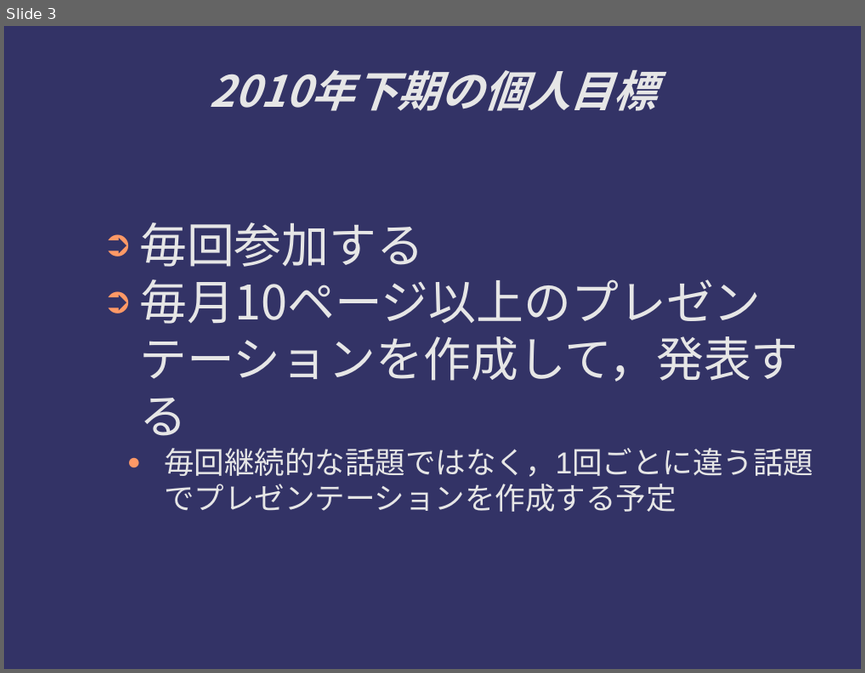
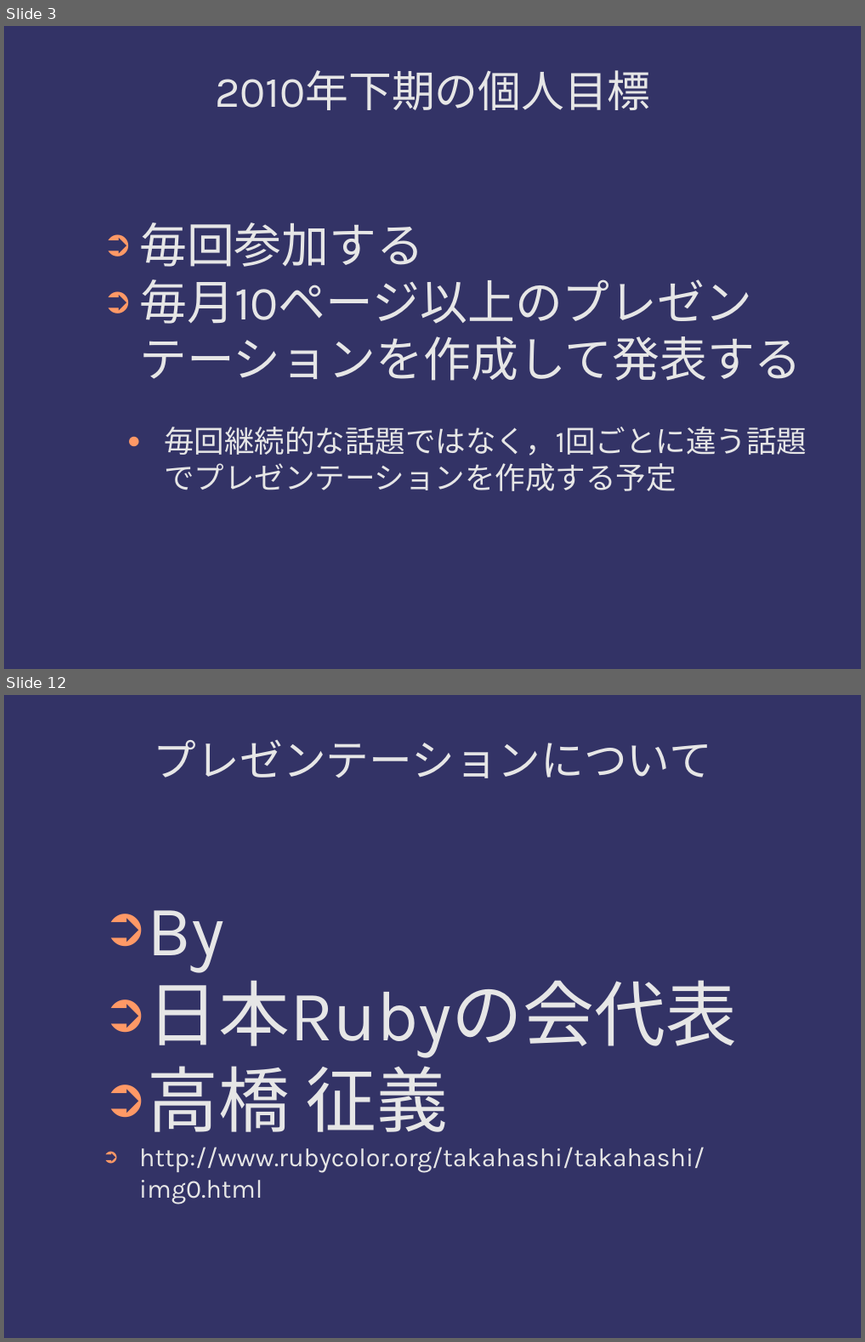
Before and after one commit to red13/presentations, a slide deck: android_20101120/2h_target.odp. Shown one above the other, each under a label of ours: slide 3 before the commit, slides 3 and 12 after it; the slides between them are not shown. The pictures are 865x673 and 865x1342 pixels, drawn with LibreOffice and Linux fonts; fonts in the diff are those of the drawing; background and template pictures are left out. Boxes give left, top, right and bottom in pixels: in the first picture for what was removed or moved away, otherwise in the second. Text is boxed around its words. In the diff, an @@ line names an element or a change of style, - is before the commit and + after.

Commit message:
プレゼン資料を更新

```diff
--- a/android_20101120/2h_target.odp
+++ b/android_20101120/2h_target.odp
@@ slide 12 added at (4,695,861,1338), background #333366 @@
@@ title added at (154,740,712,778), 40 pt, text #E6E6E6 @@
+プレゼンテーションについて
@@ text added at (139,910,738,1204), 24 pt, text #E6E6E6 @@
+➲ By
+➲ 日本Rubyの会代表
+➲ 高橋 征義
+➲ http://www.rubycolor.org/takahashi/takahashi/img0.html
@@ slide 3 changed as well @@
@@ title "2010年下期の個人目標" at (215,70,650,110): font Noto Sans CJK JP to Karla, bold off, italic off @@
@@ text at (139,222,806,455): font Noto Sans CJK JP to Karla in "毎回参加する"; font Arial to Karla in "毎回継続的な話題ではなく，1回ごとに違う話題でプレゼンテーションを作成する予定" @@
@@ text at (139,279,752,324): text changed; font Noto Sans CJK JP to Karla @@
-➲ 毎月10ページ以上のプレゼンテーションを作成して，発表する
+➲ 毎月10ページ以上のプレゼンテーションを作成して発表する
```
Also in this commit, not shown: 2 other slides changed, 15 other slides added, 1 other file.
